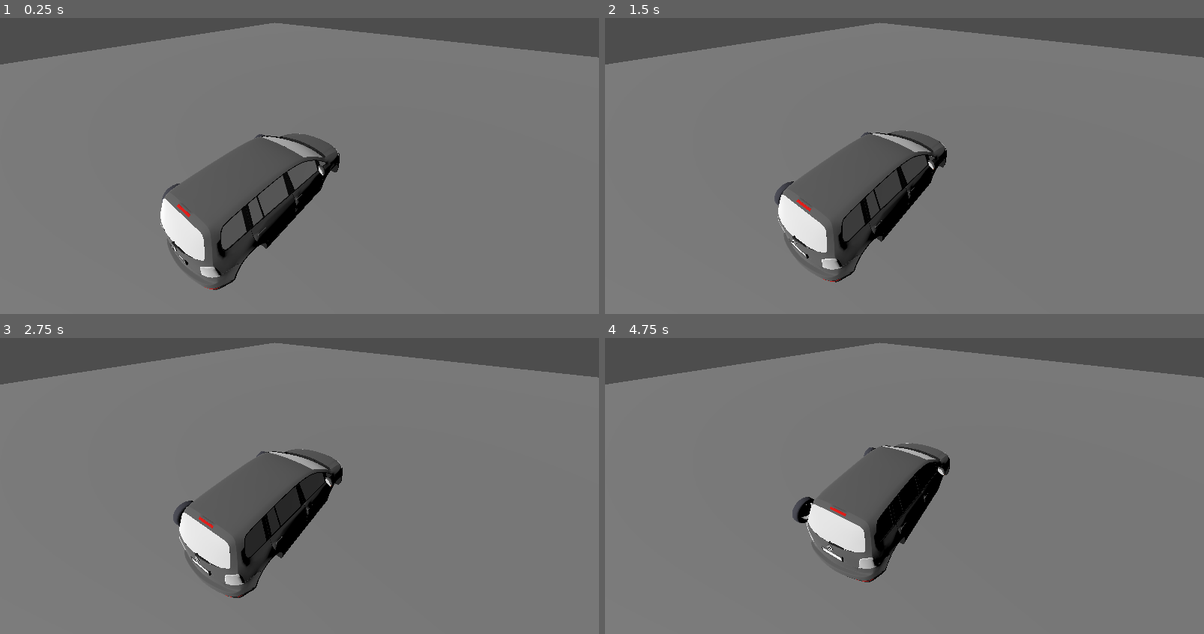
Above: before the commit, frames 1-4 (two rows, left to right).
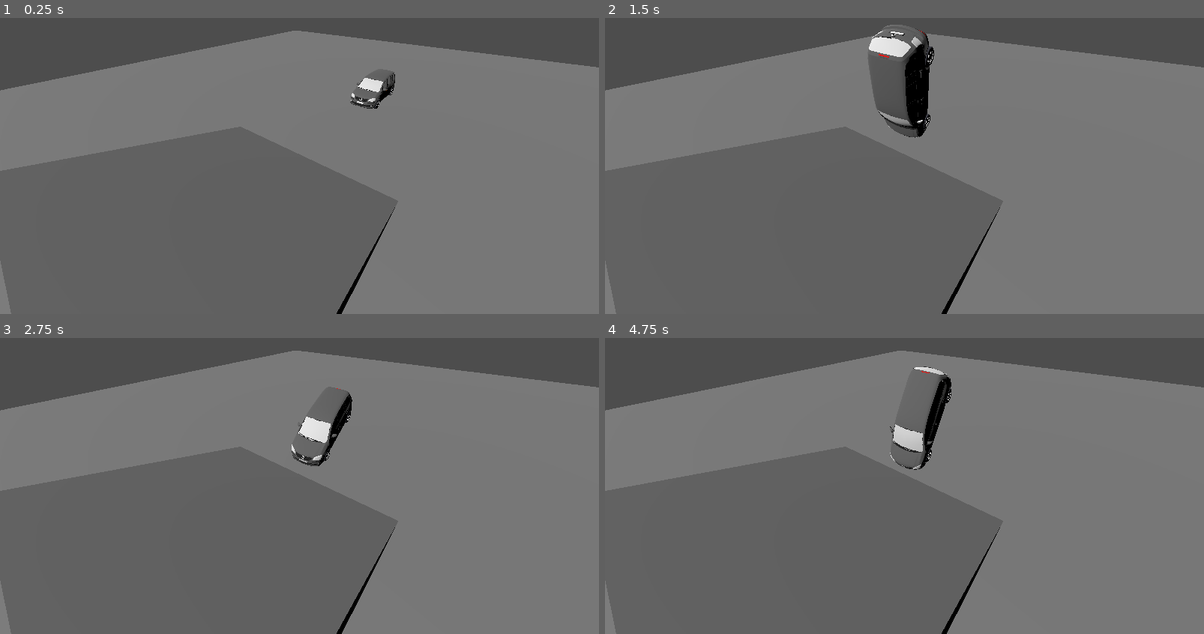
Above: after the commit, the same moments.

Repository: ivfreire/manual-driving
Game: Godot game, scene res://Scenes/Stage.tscn
Two runs of this game, one before a commit and one after it. Both use one fixed random seed, a clock stepped at 60 frames per second and the inputs below.
Inputs:
- Up to frame 1 (0.25 s): no input
- Up to frame 2 (1.5 s): tap Enter (ui_accept) at 0.5, 0.77 s
- Up to frame 3 (2.75 s): tap Enter (ui_accept) at 1.52 s
- Up to frame 4 (4.75 s): tap Enter (ui_accept) at 2.75, 3.02, 3.77, 4.52 s

The runs differ from the first frame. In frame 1, 24% of the frame differs, in the area x 0-100%, y 1-100%; in frame 2, 27%; in frame 3, 25%; in frame 4, 26%.

Commit message:
:sparkles: moving wheels

Diff:
--- a/Prefabs/Car.tscn
+++ b/Prefabs/Car.tscn
@@ -4,21 +4,40 @@
 [ext_resource type="PackedScene" uid="uid://bsbw2uk4vtn81" path="res://Models/car.fbx" id="2_xhrjm"]
 [ext_resource type="PackedScene" uid="uid://c1nuplb2mmcbs" path="res://Models/wheel.fbx" id="3_xhrjm"]
 
-[sub_resource type="BoxShape3D" id="BoxShape3D_hece6"]
-size = Vector3(1.93042, 1.73621, 4.71002)
+[sub_resource type="BoxShape3D" id="BoxShape3D_xhrjm"]
+size = Vector3(1.85962, 4.72437, 1.76599)
 
 [node name="Car" type="RigidBody3D"]
+linear_damp = 0.03
 script = ExtResource("1_fdg2s")
 
 [node name="CollisionShape3D" type="CollisionShape3D" parent="."]
-transform = Transform3D(1, 0, 0, 0, 1, 0, 0, 0, 1, -0.0128174, 0.920715, 0.049408)
-shape = SubResource("BoxShape3D_hece6")
+transform = Transform3D(1, 0, 0, 0, -4.37114e-08, 1, 0, -1, -4.37114e-08, -0.00756837, 0.925659, 0.0229419)
+shape = SubResource("BoxShape3D_xhrjm")
 
 [node name="CarMesh" parent="." instance=ExtResource("2_xhrjm")]
 transform = Transform3D(1, 0, 0, 0, 1, 0, 0, 0, 1, 0, 0.0551063, 0)
 
-[node name="FrontLeftWheel" parent="." instance=ExtResource("3_xhrjm")]
-transform = Transform3D(1, 0, 0, 0, 1, 0, 0, 0, 1, -1.85255, 0.388534, -1.20939)
+[node name="Wheels" type="Node3D" parent="."]
 
-[node name="RearLeftWheel" parent="." instance=ExtResource("3_xhrjm")]
-transform = Transform3D(1, 0, 0, 0, 1, 0, 0, 0, 1, -1.85255, 0.388534, 1.70685)
+[node name="RearLeft" type="Node3D" parent="Wheels"]
+transform = Transform3D(1, 0, 0, 0, 1, 0, 0, 0, 1, -0.843561, 0.388534, 1.5283)
+
+[node name="Wheel" parent="Wheels/RearLeft" instance=ExtResource("3_xhrjm")]
+
+[node name="FrontRight" type="Node3D" parent="Wheels"]
+transform = Transform3D(1, 0, 0, 0, 1, 0, 0, 0, 1, 0.849442, 0.388534, -1.38794)
+
+[node name="Wheel" parent="Wheels/FrontRight" instance=ExtResource("3_xhrjm")]
+transform = Transform3D(-1, 0, 8.74228e-08, 0, 1, 0, -8.74228e-08, 0, -1, 0, 0, 0)
+
+[node name="RearRight" type="Node3D" parent="Wheels"]
+transform = Transform3D(1, 0, 0, 0, 1, 0, 0, 0, 1, 0.849442, 0.388534, 1.5283)
+
+[node name="Wheel" parent="Wheels/RearRight" instance=ExtResource("3_xhrjm")]
+transform = Transform3D(-1, 0, 8.74228e-08, 0, 1, 0, -8.74228e-08, 0, -1, 0, 0, 0)
+
+[node name="FrontLeft" type="Node3D" parent="Wheels"]
+transform = Transform3D(1, 0, 0, 0, 1, 0, 0, 0, 1, -0.843561, 0.388534, -1.38794)
+
+[node name="Wheel" parent="Wheels/FrontLeft" instance=ExtResource("3_xhrjm")]
--- a/Scenes/Stage.tscn
+++ b/Scenes/Stage.tscn
@@ -1,8 +1,10 @@
-[gd_scene load_steps=3 format=3 uid="uid://cxtd0tld7o4a5"]
+[gd_scene load_steps=4 format=3 uid="uid://cxtd0tld7o4a5"]
 
 [ext_resource type="PackedScene" uid="uid://s673oc07kl82" path="res://Prefabs/Car.tscn" id="1_kww8n"]
 
 [sub_resource type="BoxShape3D" id="BoxShape3D_cvjmr"]
+
+[sub_resource type="BoxShape3D" id="BoxShape3D_kww8n"]
 
 [node name="Stage" type="Node3D"]
 
@@ -15,10 +17,20 @@
 shape = SubResource("BoxShape3D_cvjmr")
 
 [node name="Car" parent="." instance=ExtResource("1_kww8n")]
-transform = Transform3D(1, 0, 0, 0, 1, 0, 0, 0, 1, 0, 0.00321345, 2.21962)
+transform = Transform3D(-1, 0, -8.74228e-08, 0, 1, 0, 8.74228e-08, 0, -1, 0, 0.00321345, -3.79914)
+mass = 1000.0
 
 [node name="Camera3D" type="Camera3D" parent="."]
-transform = Transform3D(0.794785, -0.355125, 0.49214, 0, 0.810921, 0.585156, -0.60689, -0.465073, 0.644508, 2.91479, 4.7049, 4.88237)
+transform = Transform3D(0.794786, -0.355125, 0.49214, 0, 0.810921, 0.585155, -0.60689, -0.465073, 0.644508, 5.11432, 6.9214, 13.1296)
 
 [node name="DirectionalLight3D" type="DirectionalLight3D" parent="."]
 transform = Transform3D(0.985559, 0.109301, -0.129332, 0, 0.763774, 0.645484, 0.169332, -0.636163, 0.752744, -7.81757, 3.17632, 0)
+
+[node name="StaticBody3D" type="StaticBody3D" parent="."]
+transform = Transform3D(9.465, 0, 0, 0, 8.32564, 4.50222, 0, -4.50222, 8.32564, 0, -1.90179, 11.7427)
+
+[node name="CSGBox3D" type="CSGBox3D" parent="StaticBody3D"]
+transform = Transform3D(1, 0, 0, 0, 0.978678, -0.205401, 0, 0.205401, 0.978678, 0, -0.123088, -0.0665616)
+
+[node name="CollisionShape3D" type="CollisionShape3D" parent="StaticBody3D"]
+shape = SubResource("BoxShape3D_kww8n")
--- a/Scripts/ManualVehicle.gd
+++ b/Scripts/ManualVehicle.gd
@@ -1,6 +1,8 @@
 extends RigidBody3D
 
-var traction = 50
+var rpm = 1000
+var gear = 0
+var traction = 50000
 var angle = PI / 6
 
 func _ready():
@@ -9,12 +11,19 @@
 func _physics_process(delta):
 	var is_x_button_pressed = Input.is_action_pressed("ui_accept")
 
-	if is_x_button_pressed:
-		var force = self.global_transform.basis.z * traction
-		force -= force * sin(angle)
-		var torque = self.global_transform.basis.y * traction * cos(angle) * sin(angle)
+	angle = - Input.get_joy_axis(0, 0) * PI / 2
 
-		print(torque)
+	$Wheels/FrontLeft.rotation.y = angle
+	$Wheels/FrontRight.rotation.y = angle
 
-		self.apply_central_force(-force)
-		self.apply_torque(torque)
+	var clutch_level = Input.get_joy_axis(0, 4)
+
+	var force = self.global_transform.basis.z * traction * (1 - clutch_level)
+	force -= force * abs(sin(angle))
+
+	print(angle, force)
+
+	var torque = self.global_transform.basis.y * traction * cos(angle) * sin(angle)
+
+	self.apply_central_force(-force)
+	self.apply_torque(torque)
Binary file changed: Models/wheel.fbx
Not shown, changed: Blender/car.blend
Not shown, changed: Blender/car.blend1
